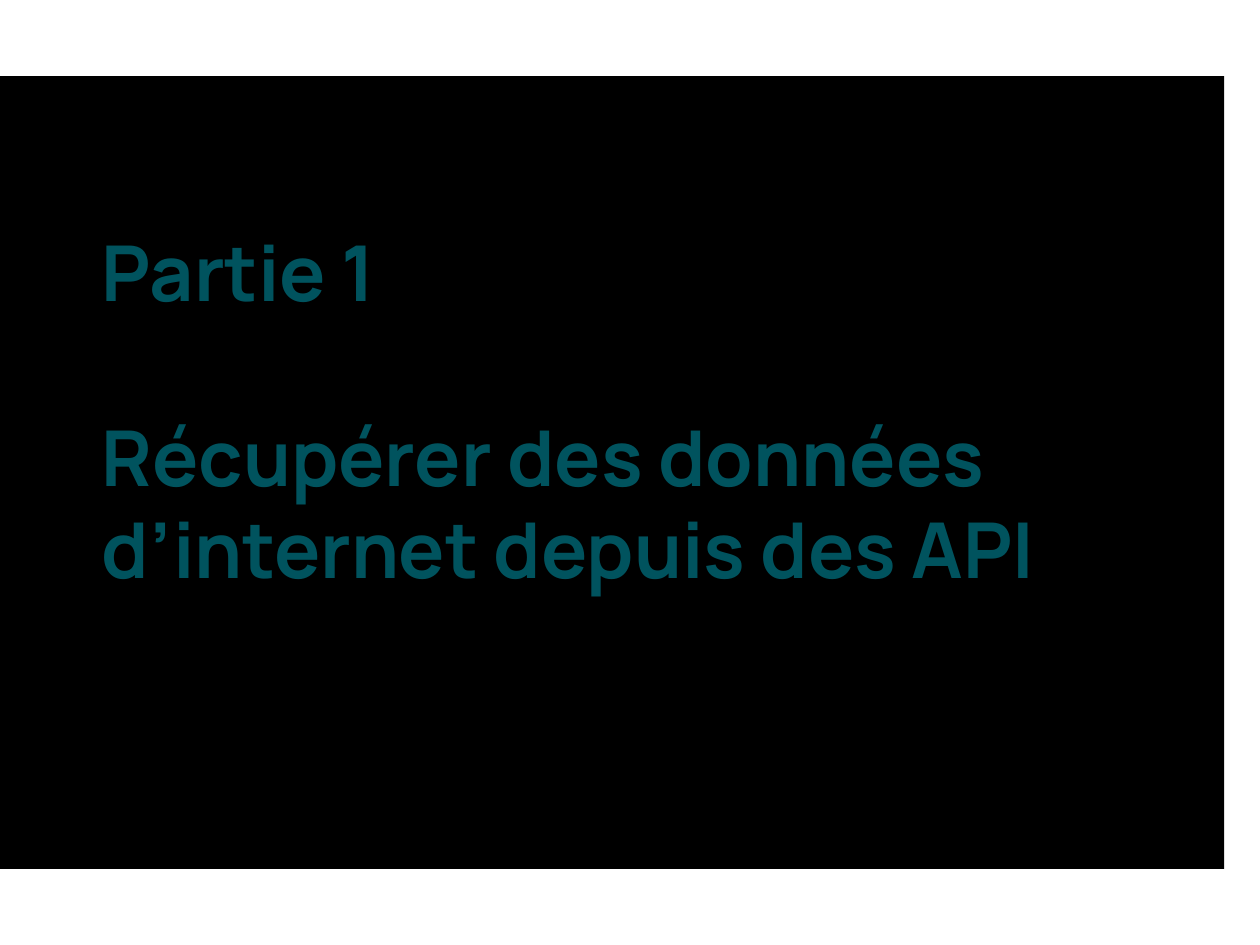
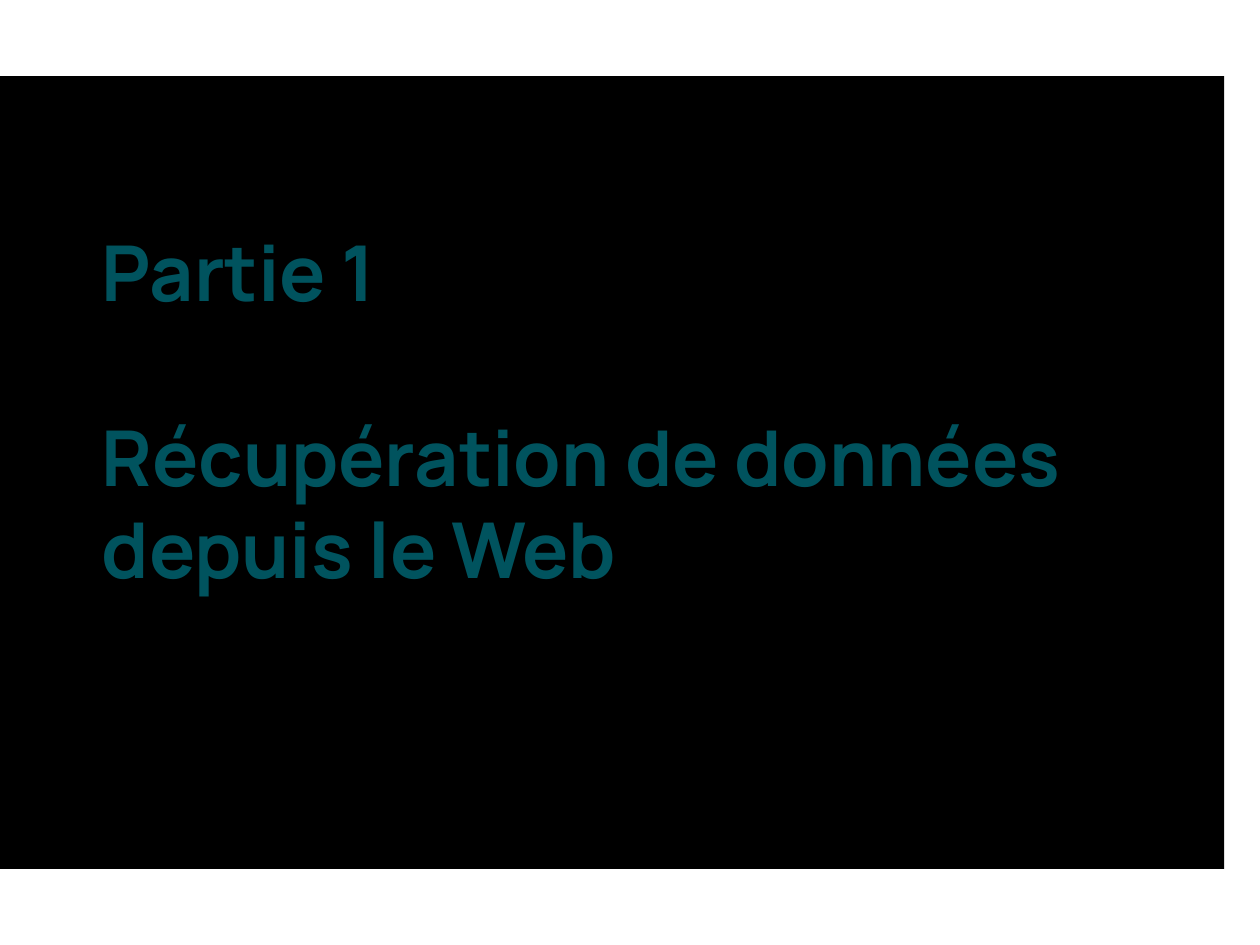
Before and after one commit to liowalter/open-refine-libreabc2025, a slide deck: slide 5 of presentation/openrefine-libreABC2025.odp. Drawn at 1260x945 pixels with LibreOffice and Linux fonts; fonts in the diff are those of the drawing. Boxes give left, top, right and bottom in pixels: in the first picture for what was removed or moved away, otherwise in the second. Text is boxed around its words. In the diff, an @@ line names an element or a change of style, - is before the commit and + after.

```diff
--- a/presentation/openrefine-libreABC2025.odp
+++ b/presentation/openrefine-libreABC2025.odp
@@ text at (x1=102, y1=424, x2=1060, y2=597): text changed @@
-Récupérer des données d’internet depuis des API
+Récupération de données depuis le Web
```
Also in this commit, not shown: 3 other slides changed, 5 slides added, 1 other file.
